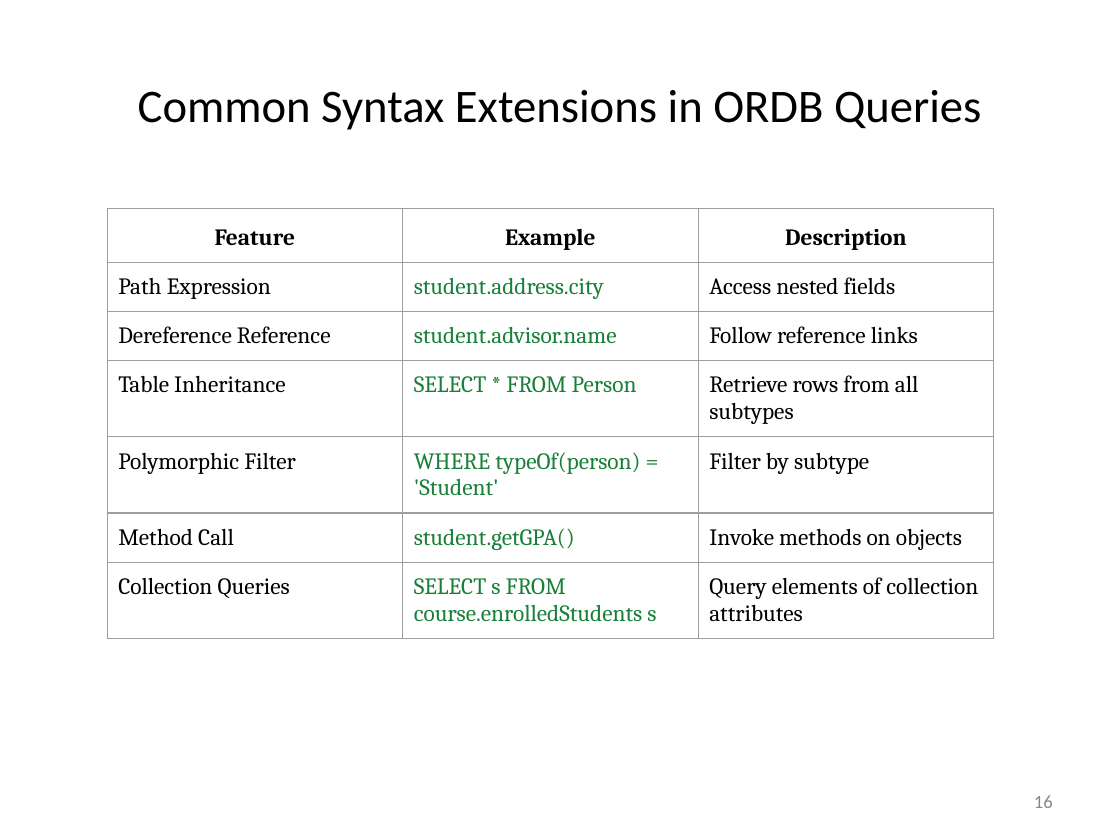
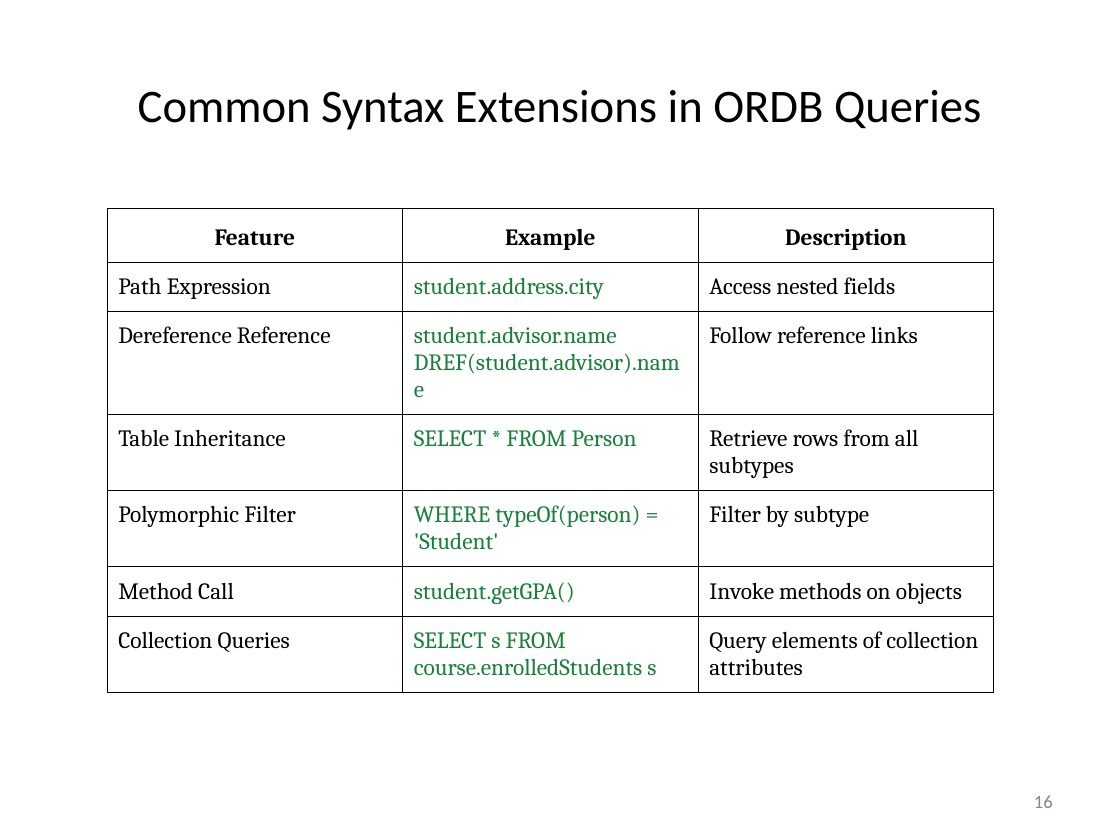
Before and after one commit to rizveeredwan/course-contents, a slide deck: slide 16 of CSE-3104/Slides/Introduction_to_modern_databases.pptx. Drawn at 1120x840 pixels with LibreOffice and Linux fonts; fonts in the diff are those of the drawing. Boxes give left, top, right and bottom in pixels: in the first picture for what was removed or moved away, otherwise in the second. Text is boxed around its words. In the diff, an @@ line names an element or a change of style, - is before the commit and + after.

```diff
--- a/CSE-3104/Slides/Introduction_to_modern_databases.pptx
+++ b/CSE-3104/Slides/Introduction_to_modern_databases.pptx
@@ table at box(108, 209, 995, 680) @@
-row 3, column 2: student.advisor.name
+row 3, column 2: student.advisor.name DREF(student.advisor).name
@@ borders changed @@
```
Also in this commit, not shown: 5 other slides changed, 13 slides added, 7 slides removed.
